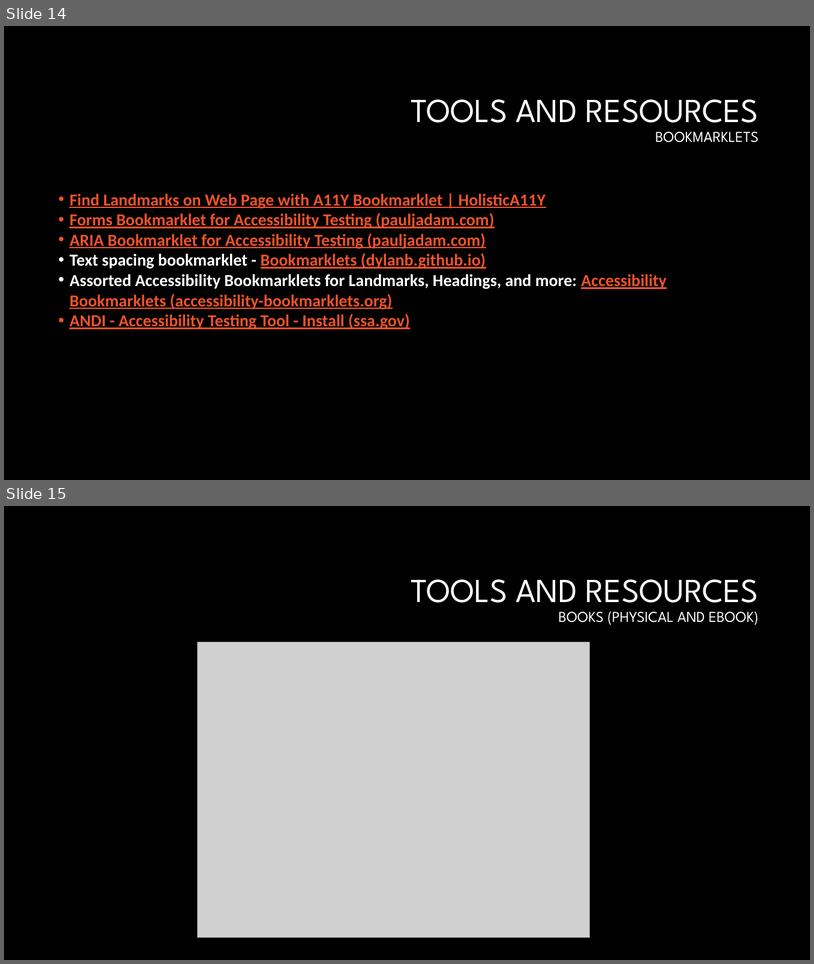
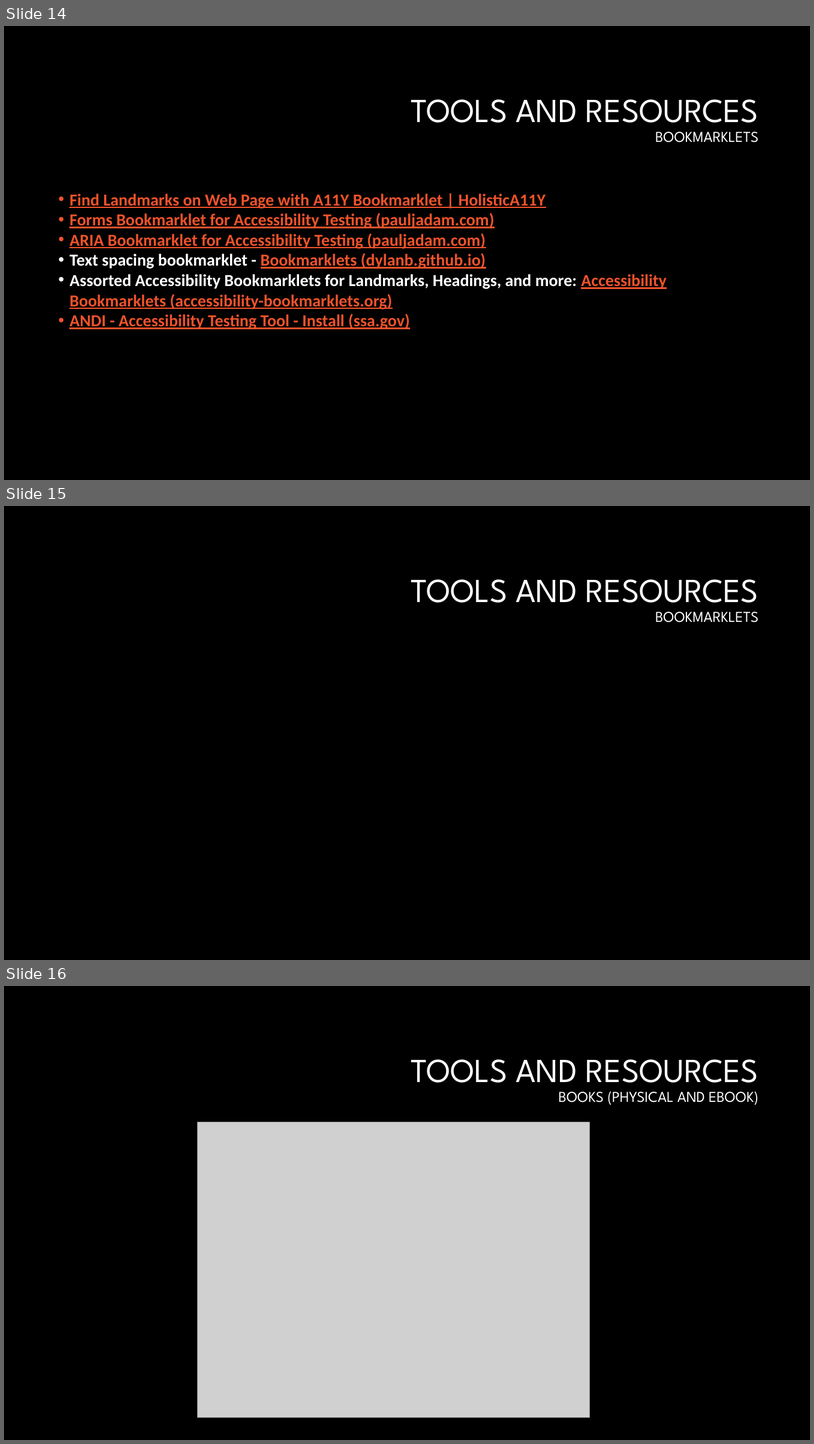
Before and after one commit to CorgiDev/A11y-Materials, a slide deck: Presenations/2024 Presentations/AccessibilityTesting101 - London NDC.pptx. Shown one above the other, each under a label of ours: slides 14 and 15 before the commit, slides 14, 15 and 16 after it. The pictures are 814x964 and 814x1444 pixels, drawn with LibreOffice and Linux fonts; fonts in the diff are those of the drawing; grey boxes stand for pictures; background and template pictures are left out. Boxes give left, top, right and bottom in pixels: in the first picture for what was removed or moved away, otherwise in the second. Text is boxed around its words. In the diff, an @@ line names an element or a change of style, - is before the commit and + after.

```diff
--- a/Presenations/2024 Presentations/AccessibilityTesting101 - London NDC.pptx
+++ b/Presenations/2024 Presentations/AccessibilityTesting101 - London NDC.pptx
@@ slide 15 added at (x1=4, y1=506, x2=810, y2=960), background #000000 @@
@@ title added at (x1=411, y1=579, x2=759, y2=622), 40 pt, text #FFFFFF @@
+TOOLS AND RESOURCES
+BOOKMARKLETS
@@ what was slide 15 is now slide 16 @@
```
Also in this commit, not shown: 2 slides changed, 1 other file.
